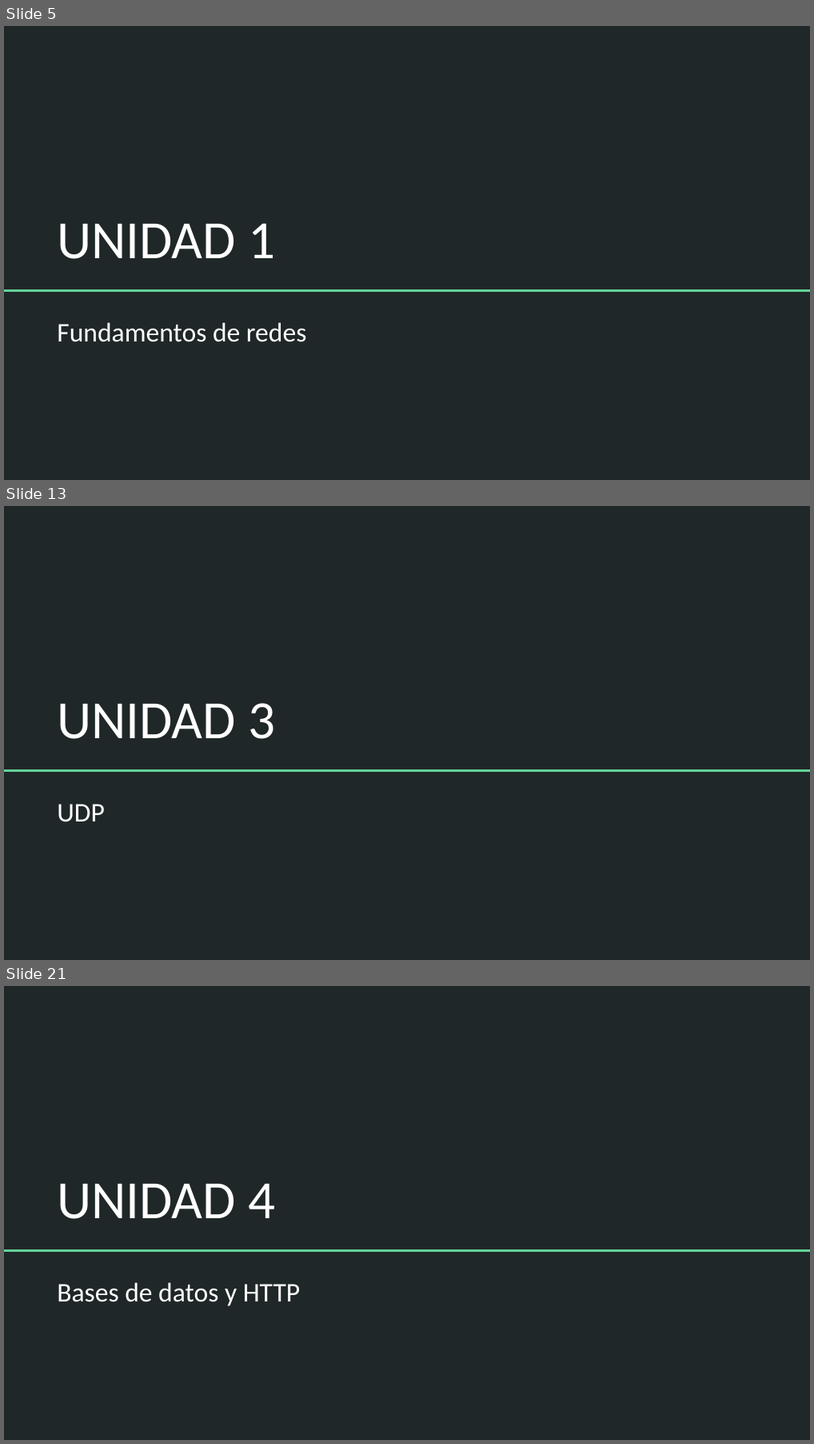
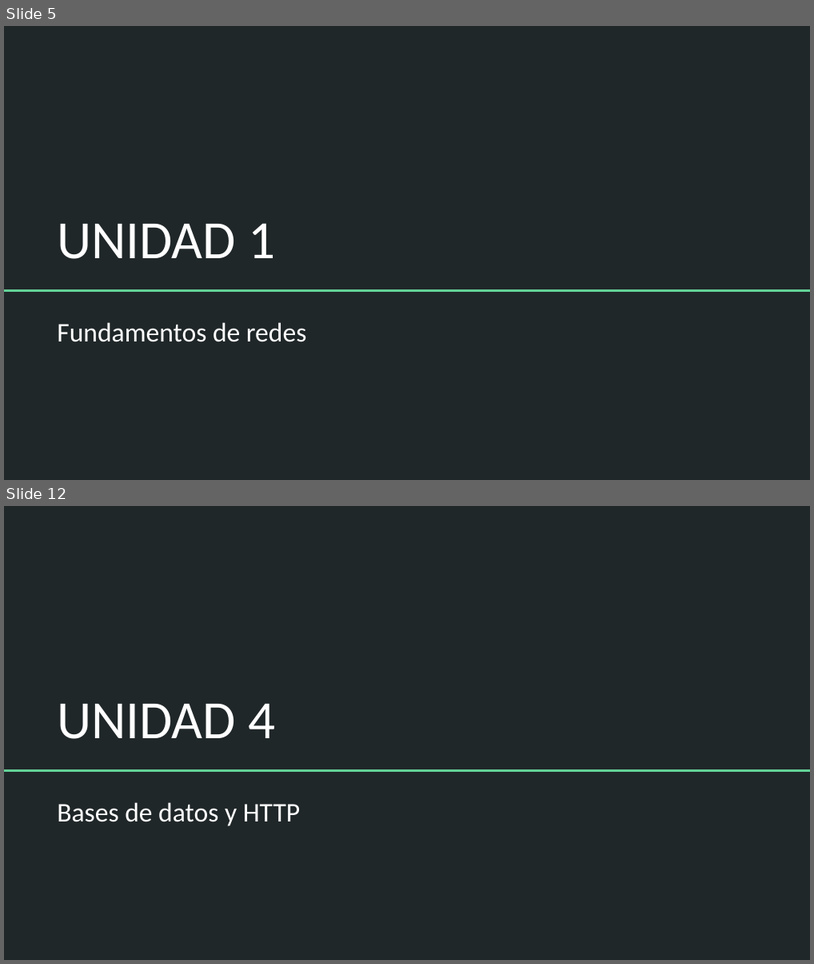
Before and after one commit to Domiciano/ProgramRed192, a slide deck: Clase1/Programa 192.pptx. Shown one above the other, each under a label of ours: slides 5, 13 and 21 before the commit, slides 5 and 12 after it; the slides between them are not shown. The pictures are 814x1444 and 814x964 pixels, drawn with LibreOffice and Linux fonts; fonts in the diff are those of the drawing. Boxes give left, top, right and bottom in pixels: in the first picture for what was removed or moved away, otherwise in the second. Text is boxed around its words. In the diff, an @@ line names an element or a change of style, - is before the commit and + after.

```diff
--- a/Clase1/Programa 192.pptx
+++ b/Clase1/Programa 192.pptx
@@ slide 13 removed at (x1=4, y1=506, x2=810, y2=960), background #202729; not listed: 1 template element that a slide beside it also shows @@
@@ title removed at (x1=57, y1=703, x2=275, y2=739) @@
-UNIDAD 3
@@ subtitle removed at (x1=57, y1=804, x2=105, y2=822) @@
-UDP
@@ what was slide 21 is now slide 12 @@
```
Also in this commit, not shown: 2 slides changed, 13 slides added, 13 other slides removed, 1 other file.
